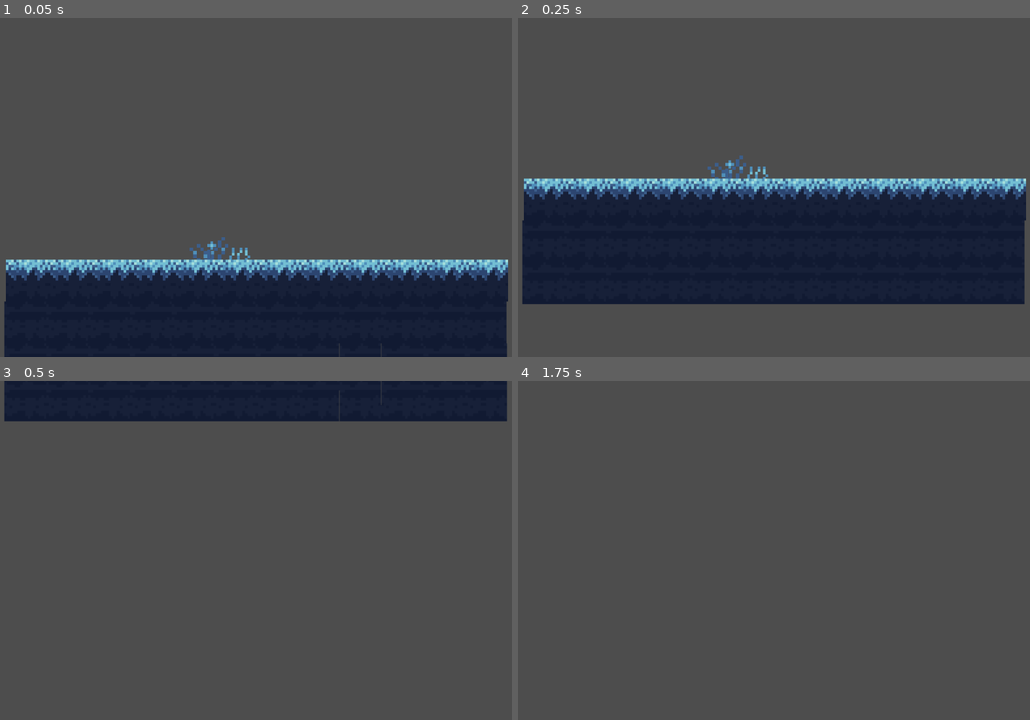
Above: before the commit, frames 1-4 (two rows, left to right).
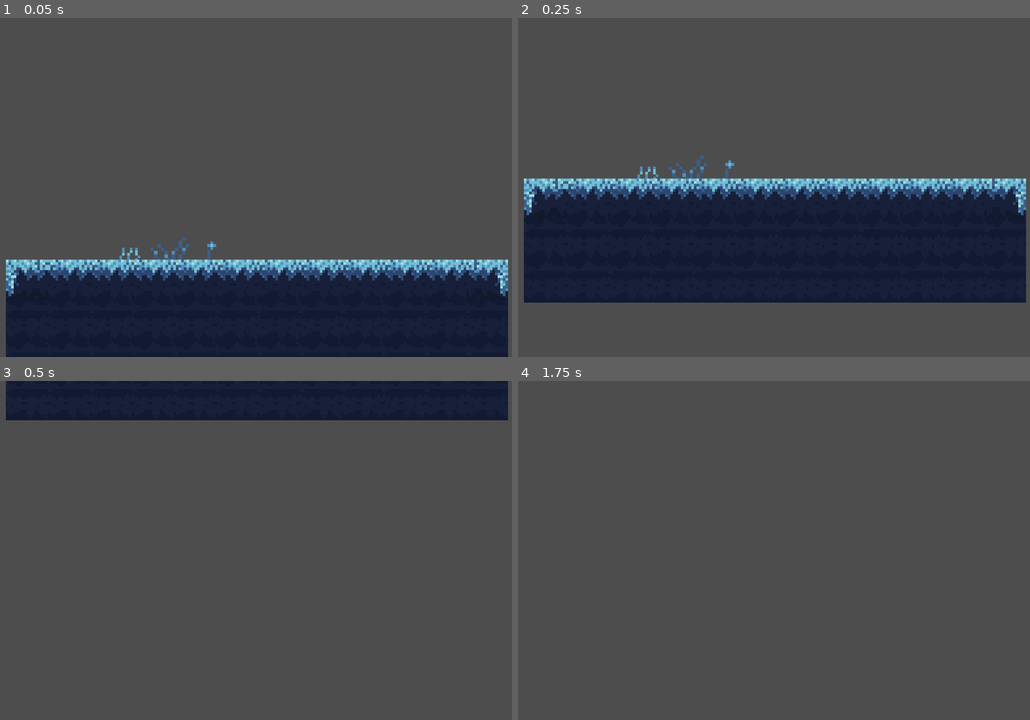
Above: after the commit, the same moments.

Repository: Juni41/Game-Jam-1-2024
Game: Godot game, scene res://main.tscn
The game is run twice, just before and just after one commit, with the same random seed, the same clock (stepped at 60 frames per second) and the same inputs.
Inputs:
- Up to frame 1 (0.05 s): no input
- Up to frame 2 (0.25 s): no input
- Up to frame 3 (0.5 s): no input
- Up to frame 4 (1.75 s): tap Enter (ui_accept) at 0.5, 0.77, 1.25, 1.52 s; hold Right (ui_right) from 0.53 s (still down)

The runs differ from the first frame. In frame 1, 1.1% of the frame differs, in the area x 0-100%, y 64-100%; in frame 2, 1.5%, in the area x 0-100%, y 40-85%; in frame 3, 0.4%; in frame 4, nothing differs.

Commit message:
yj

Diff:
--- a/Game/main.tscn
+++ b/Game/main.tscn
@@ -1,11 +1,12 @@
-[gd_scene load_steps=10 format=3 uid="uid://dkinti5dvjm5q"]
+[gd_scene load_steps=12 format=3 uid="uid://dkinti5dvjm5q"]
 
 [ext_resource type="PackedScene" uid="uid://baabn48f6q0qf" path="res://flower.tscn" id="1_cn5cr"]
 [ext_resource type="PackedScene" uid="uid://crs1qne0rtnsf" path="res://Scenes/Grass.tscn" id="2_pyyoy"]
 [ext_resource type="PackedScene" uid="uid://dxy11jayr3sq4" path="res://widegrass.tscn" id="3_fnhqv"]
-[ext_resource type="Script" path="res://Scripts/Character.gd" id="4_4xta0"]
+[ext_resource type="PackedScene" uid="uid://c8ws5idwflt67" path="res://main_char.tscn" id="4_q1odw"]
 [ext_resource type="Texture2D" uid="uid://6gcqelym3m8g" path="res://Sprites/Environment/tile.png" id="5_v6nsn"]
 [ext_resource type="Texture2D" uid="uid://pmvfhg7jcfkg" path="res://Sprites/Environment/Dirt.png" id="6_jywvv"]
+[ext_resource type="Texture2D" uid="uid://c41rgk8t4xdqv" path="res://Sprites/Environment/CornerTile.png" id="7_oe5ig"]
 
 [sub_resource type="TileSetAtlasSource" id="TileSetAtlasSource_2k5fa"]
 texture = ExtResource("5_v6nsn")
@@ -17,7 +18,15 @@
 
 [sub_resource type="TileSetAtlasSource" id="TileSetAtlasSource_5v4t0"]
 texture = ExtResource("6_jywvv")
-texture_region_size = Vector2i(19, 26)
+texture_region_size = Vector2i(18, 27)
+0:0/0 = 0
+1:0/0 = 0
+0:1/0 = 0
+1:1/0 = 0
+
+[sub_resource type="TileSetAtlasSource" id="TileSetAtlasSource_kwifr"]
+texture = ExtResource("7_oe5ig")
+texture_region_size = Vector2i(18, 26)
 0:0/0 = 0
 1:0/0 = 0
 0:1/0 = 0
@@ -26,6 +35,7 @@
 [sub_resource type="TileSet" id="TileSet_k07s7"]
 sources/0 = SubResource("TileSetAtlasSource_2k5fa")
 sources/1 = SubResource("TileSetAtlasSource_5v4t0")
+sources/2 = SubResource("TileSetAtlasSource_kwifr")
 
 [node name="Main" type="Node2D"]
 
@@ -36,24 +46,17 @@
 frame_progress = 0.00932383
 
 [node name="AnimatedSprite2D2" parent="." instance=ExtResource("2_pyyoy")]
-position = Vector2(105, 538)
-frame_progress = 0.938512
+position = Vector2(63, 538)
+frame_progress = 0.942599
 
 [node name="AnimatedSprite2D3" parent="." instance=ExtResource("3_fnhqv")]
-position = Vector2(93, 534)
+position = Vector2(78, 534)
 scale = Vector2(1.34375, 1.34375)
 
-[node name="Character" type="CharacterBody2D" parent="."]
-script = ExtResource("4_4xta0")
-
-[node name="Camera2D" type="Camera2D" parent="Character"]
-scale = Vector2(0.5, 0.5)
-offset = Vector2(13, 450)
-anchor_mode = 0
-zoom = Vector2(5, 5)
+[node name="MainChar" parent="." instance=ExtResource("4_q1odw")]
 
 [node name="TileMap" type="TileMap" parent="."]
 texture_filter = 1
 tile_set = SubResource("TileSet_k07s7")
 format = 2
-layer_0/tile_data = PackedInt32Array(2228225, 0, 0, 2228226, 0, 0, 2228227, 0, 0, 2228228, 0, 0, 2228229, 0, 0, 2228230, 0, 0, 2228231, 0, 0, 2228232, 0, 0, 2228233, 0, 0, 2228234, 0, 0, 2228235, 0, 0, 2228236, 0, 0, 2293761, 1, 0, 2293762, 1, 0, 2293763, 1, 0, 2293764, 1, 0, 2293765, 1, 0, 2293766, 1, 0, 2293767, 1, 0, 2293768, 1, 0, 2293769, 1, 0, 2293770, 1, 0, 2293771, 1, 0, 2293772, 1, 0, 2359308, 1, 0, 2359307, 1, 0, 2359306, 1, 0, 2359305, 1, 0, 2359304, 1, 0, 2359303, 1, 0, 2359302, 1, 0, 2359301, 1, 0, 2359300, 1, 0, 2359299, 1, 0, 2359298, 1, 0, 2359297, 1, 0)
+layer_0/tile_data = PackedInt32Array(2228226, 0, 0, 2228227, 0, 0, 2228228, 0, 0, 2228229, 0, 0, 2228230, 0, 0, 2228231, 0, 0, 2228232, 0, 0, 2228233, 0, 0, 2228234, 0, 0, 2228235, 0, 0, 2293761, 1, 0, 2293762, 1, 0, 2293763, 1, 0, 2293764, 1, 0, 2293765, 1, 0, 2293766, 1, 0, 2293767, 1, 0, 2293768, 1, 0, 2293769, 1, 0, 2293770, 1, 0, 2293771, 1, 0, 2293772, 1, 0, 2359308, 1, 0, 2359307, 1, 0, 2359306, 1, 0, 2359305, 1, 0, 2359304, 1, 0, 2359303, 1, 0, 2359302, 1, 0, 2359301, 1, 0, 2359300, 1, 0, 2359299, 1, 0, 2359298, 1, 0, 2359297, 1, 0, 2228236, 2, 0, 2228225, 2, 268435456)
Binary file added: Game/Sprites/Environment/CornerTile.png
Not shown, added: Game/Sprites/Environment/CornerTile.png.import
Not shown, added: Assets/.piskel/CornerTile.piskel
Not shown, added: Assets/CornerTile.png
